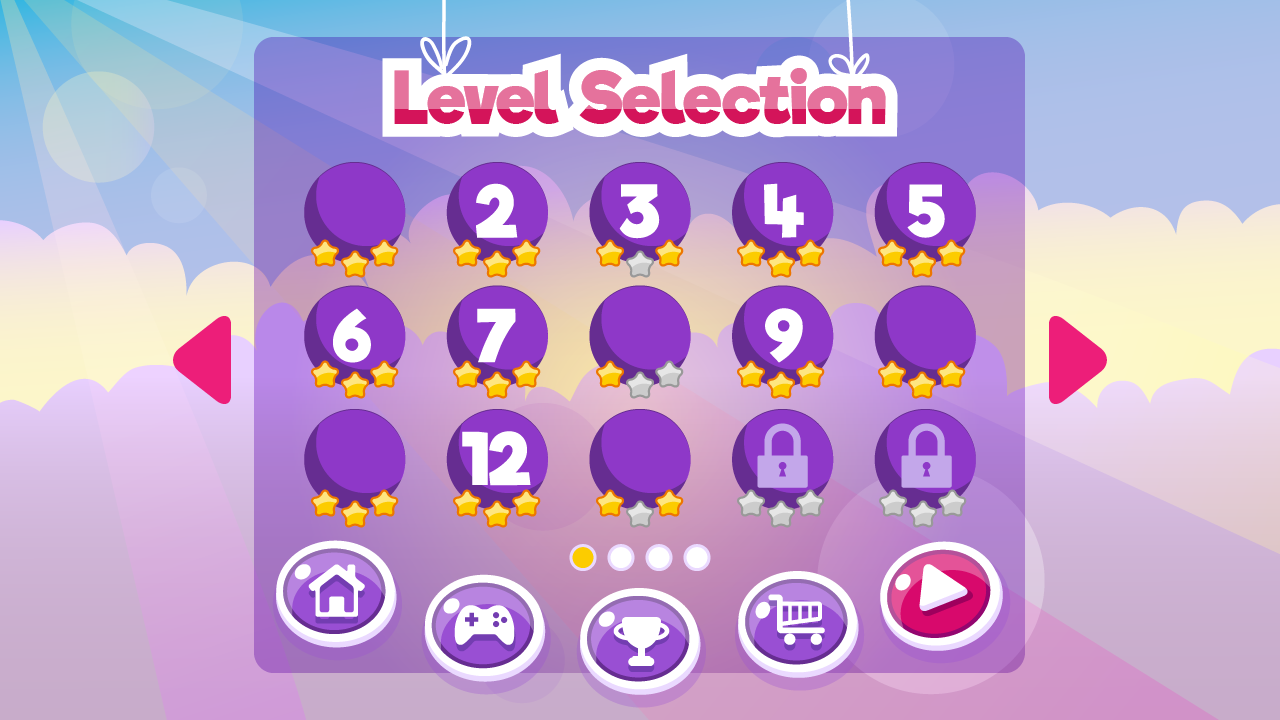
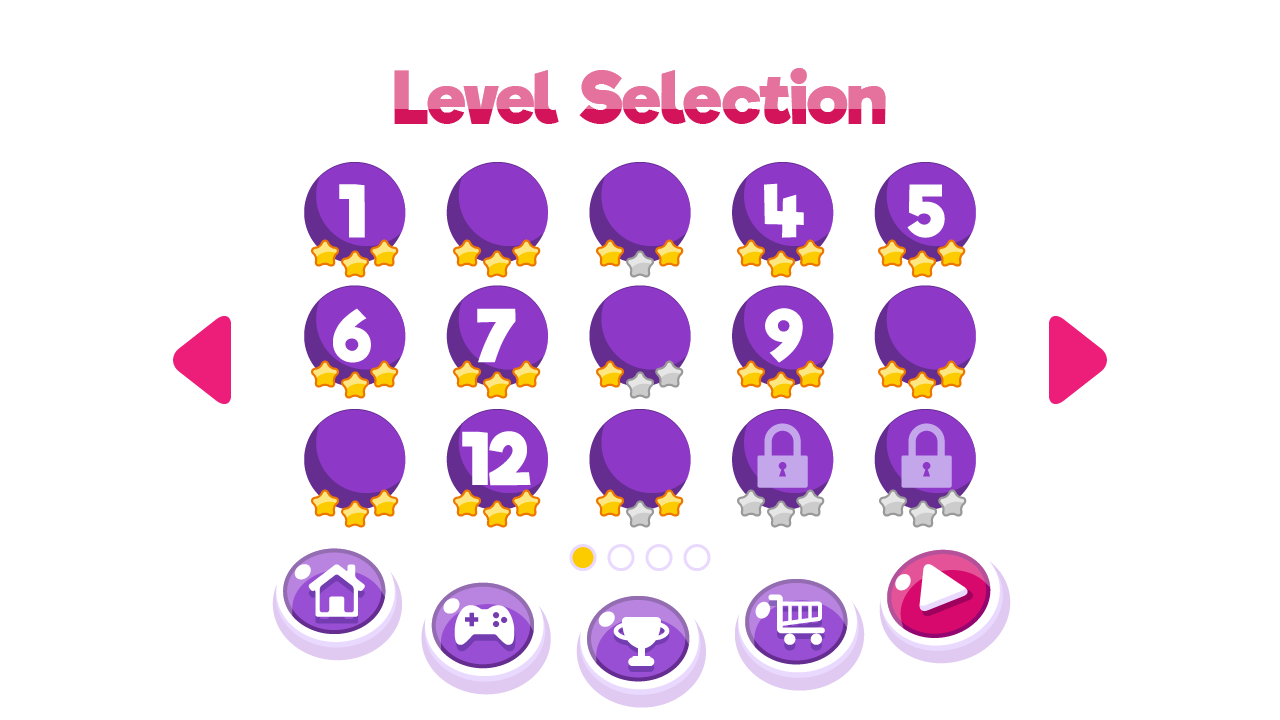
Before/after of a w=1280, h=720 layered artwork. What changed in the layer stack:
hid "<Group>" (29th of 86, in "levels" › "<Group>") over [619, 184, 660, 239]
hid "<Group>" (30th of 86, in "levels" › "<Group>") over [476, 183, 518, 238]
showed "<Group>" (31st of 86, in "levels" › "<Group>") over [339, 184, 365, 238]
hid group "bg" (24 layers) over [0, 0, 1280, 720]
